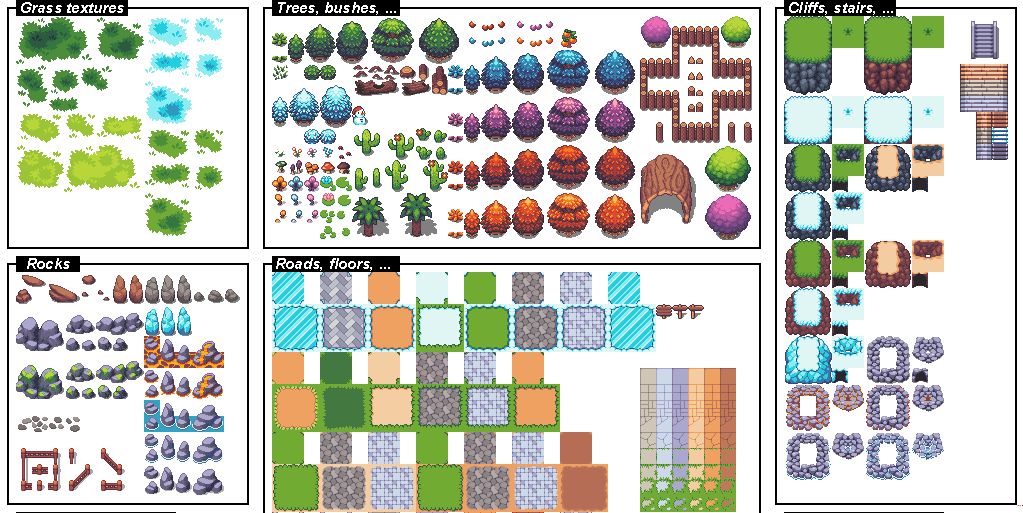
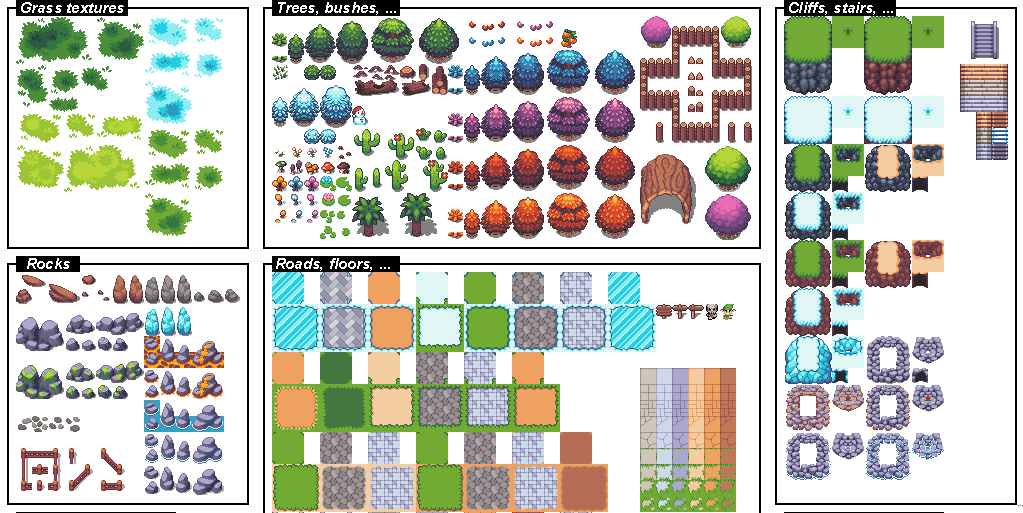
Layered file, before and after one edit (1023x513). Changes by layer:
painted on "real_atlas" over left=706, top=304, right=736, bottom=320
